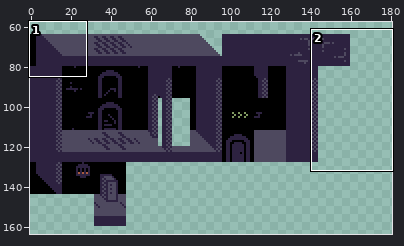
A sprite sheet gets an edit: sprite/tiles.png. Above: a wide view before the commit, with the close-up outlined.
Close-up. Before:
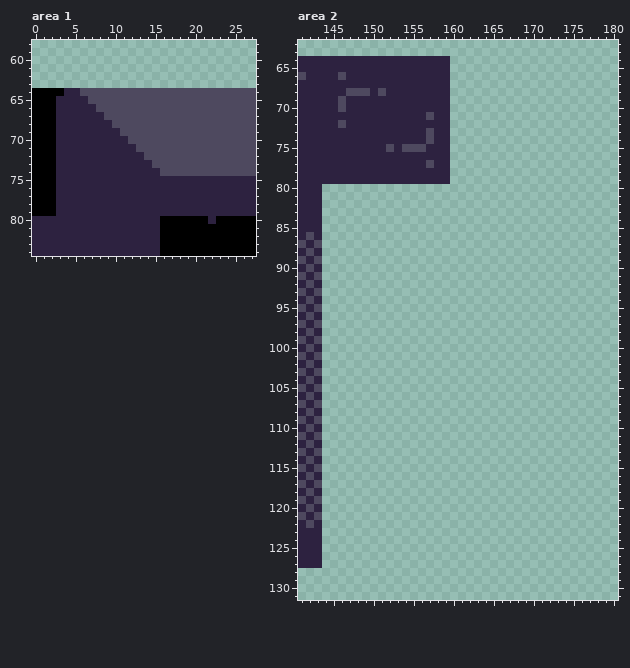
The file is 256x256 pixels. Shown: area 1: x 0..27, y 58..84; area 2: x 141..180, y 62..131. The wide view leaves out empty margins. The commit also changed other parts of the picture, which this record leaves out.
After:
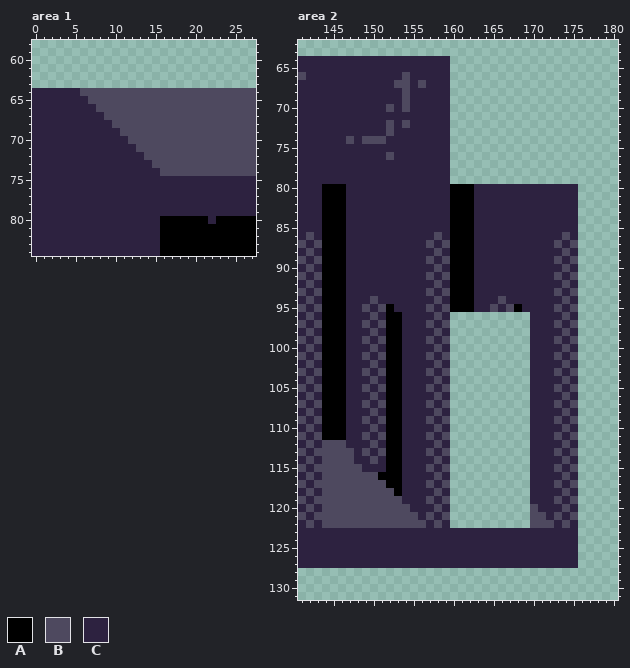
Palette (. is transparent): A #000000  B #4e495f  C #2d2240
What changed:
Changed rows in their new state; - is an unchanged pixel.
Area 1:
first column x 0:
64 CCCC
65 CCC-
66 CCC-
67 CCC-
68 CCC-
69 CCC-
70 CCC-
71 CCC-
72 CCC-
73 CCC-
74 CCC-
75 CCC-
76 CCC-
77 CCC-
78 CCC-
79 CCC-
Area 2:
first column x 144:
 66 --C-------B---------------------
 67 ---------BB-B-------------------
 68 ---CCC-C--B---------------------
 69 --C-------B---------------------
 70 --C-----B-B---------------------
 71 -------------C------------------
 72 --C-----B-B---------------------
 73 --------B----C------------------
 74 ---B-BBB-----C------------------
 75 --------C-CCC-------------------
 76 --------B-----------------------
 77 -------------C------------------
 80 AAACCCCCCCCCCCCCAAACCCCCCCCCCCCC
 81 AAACCCCCCCCCCCCCAAACCCCCCCCCCCCC
 82 AAACCCCCCCCCCCCCAAACCCCCCCCCCCCC
 83 AAACCCCCCCCCCCCCAAACCCCCCCCCCCCC
 84 AAACCCCCCCCCCCCCAAACCCCCCCCCCCCC
 85 AAACCCCCCCCCCCCCAAACCCCCCCCCCCCC
 86 AAACCCCCCCCCCCBCAAACCCCCCCCCCCBC
 87 AAACCCCCCCCCCBCBAAACCCCCCCCCCBCB
 88 AAACCCCCCCCCCCBCAAACCCCCCCCCCCBC
 89 AAACCCCCCCCCCBCBAAACCCCCCCCCCBCB
 90 AAACCCCCCCCCCCBCAAACCCCCCCCCCCBC
 91 AAACCCCCCCCCCBCBAAACCCCCCCCCCBCB
 92 AAACCCCCCCCCCCBCAAACCCCCCCCCCCBC
 93 AAACCCCCCCCCCBCBAAACCCCCCCCCCBCB
 94 AAACCCBCCCCCCCBCAAACCCBCCCCCCCBC
 95 AAACCBCBACCCCBCBAAACCBCBACCCCBCB
 96 AAACCCBCAACCCCBC----------CCCCBC
 97 AAACCBCBAACCCBCB----------CCCBCB
 98 AAACCCBCAACCCCBC----------CCCCBC
 99 AAACCBCBAACCCBCB----------CCCBCB
100 AAACCCBCAACCCCBC----------CCCCBC
101 AAACCBCBAACCCBCB----------CCCBCB
102 AAACCCBCAACCCCBC----------CCCCBC
103 AAACCBCBAACCCBCB----------CCCBCB
104 AAACCCBCAACCCCBC----------CCCCBC
105 AAACCBCBAACCCBCB----------CCCBCB
106 AAACCCBCAACCCCBC----------CCCCBC
107 AAACCBCBAACCCBCB----------CCCBCB
108 AAACCCBCAACCCCBC----------CCCCBC
109 AAACCBCBAACCCBCB----------CCCBCB
110 AAACCCBCAACCCCBC----------CCCCBC
111 AAACCBCBAACCCBCB----------CCCBCB
112 BBBCCCBCAACCCCBC----------CCCCBC
113 BBBBCBCBAACCCBCB----------CCCBCB
114 BBBBCCBCAACCCCBC----------CCCCBC
115 BBBBBCCCAACCCBCB----------CCCBCB
116 BBBBBBBAAACCCCBC----------CCCCBC
117 BBBBBBBBAACCCBCB----------CCCBCB
118 BBBBBBBBBACCCCBC----------CCCCBC
119 BBBBBBBBBBCCCBCB----------CCCBCB
120 BBBBBBBBBBBCCCBC----------BCCCBC
121 BBBBBBBBBBBBCBCB----------BBCBCB
122 BBBBBBBBBBBBBCBC----------BBBCBC
123 CCCCCCCCCCCCCCCCCCCCCCCCCCCCCCCC
124 CCCCCCCCCCCCCCCCCCCCCCCCCCCCCCCC
125 CCCCCCCCCCCCCCCCCCCCCCCCCCCCCCCC
126 CCCCCCCCCCCCCCCCCCCCCCCCCCCCCCCC
127 CCCCCCCCCCCCCCCCCCCCCCCCCCCCCCCC
Where, in picture pixels (left, top, right, bottom), the same in both close-ups:
changed: (32, 88, 64, 216)
changed: (322, 72, 578, 568)
